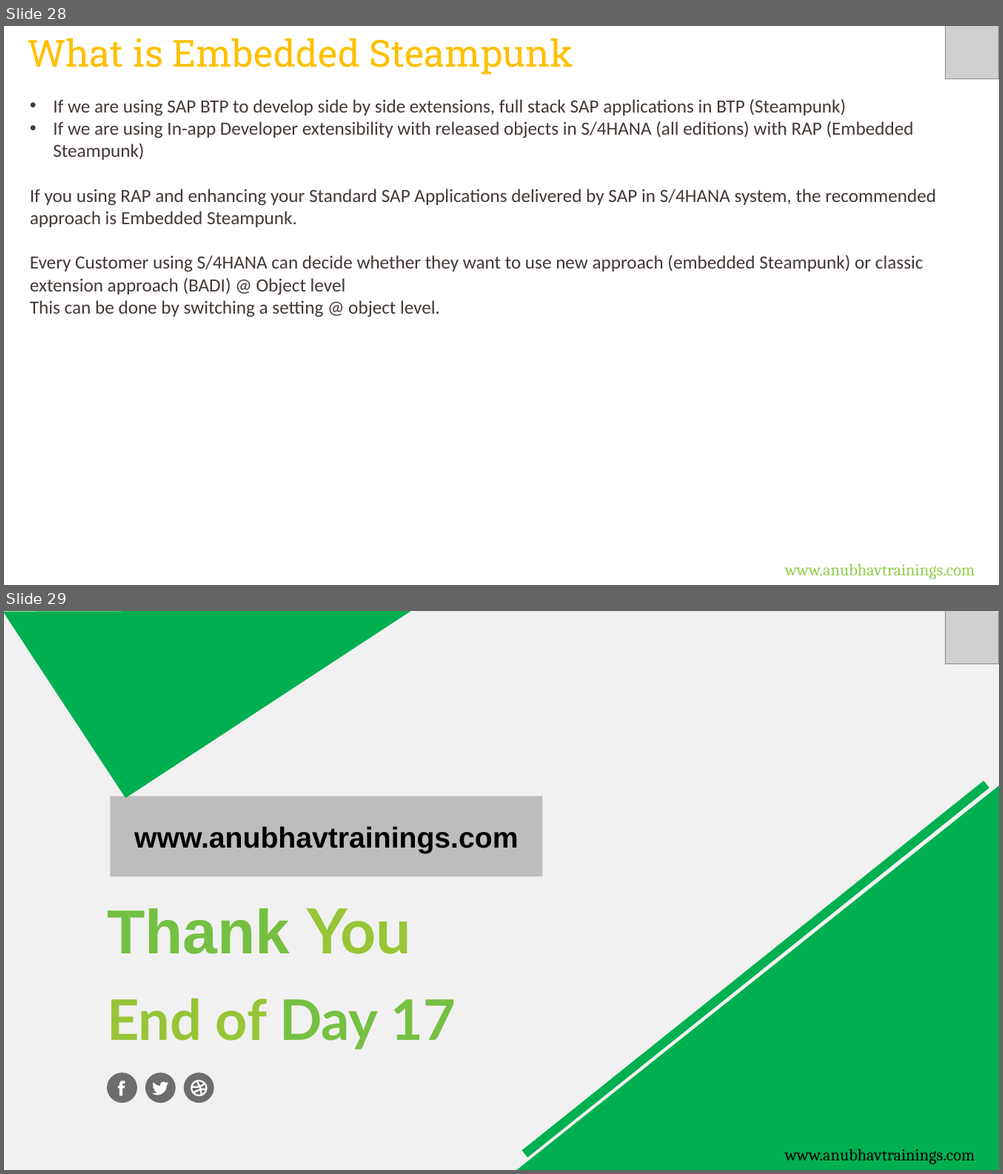
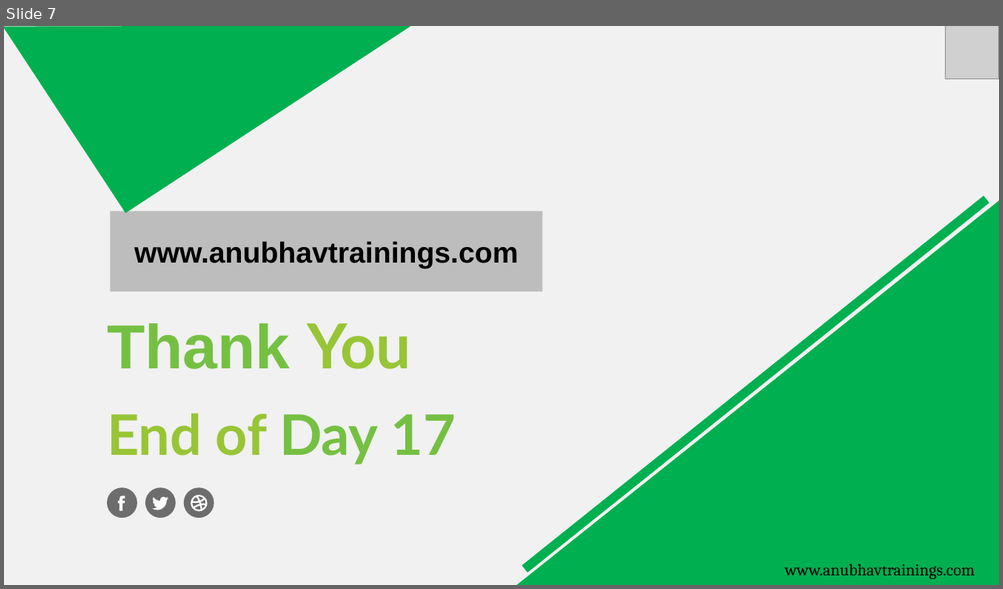
Before and after one commit to soyuztechnologies/CDS_AMDP_RAP_Training_60H, a slide deck: Day 17/DAY-17.pptx. Shown one above the other, each under a label of ours: slides 28 and 29 before the commit, slide 7 after it. The pictures are 1003x1174 and 1003x589 pixels, drawn with LibreOffice and Linux fonts; fonts in the diff are those of the drawing; grey boxes stand for pictures. Boxes give left, top, right and bottom in pixels: in the first picture for what was removed or moved away, otherwise in the second. Text is boxed around its words. In the diff, an @@ line names an element or a change of style, - is before the commit and + after.

```diff
--- a/Day 17/DAY-17.pptx
+++ b/Day 17/DAY-17.pptx
@@ slide 28 removed at box(4, 26, 999, 585), background #FFFFFF @@
@@ text removed at box(27, 38, 573, 75) @@
-What is Embedded Steampunk
@@ picture removed at box(945, 26, 999, 79) @@
@@ text removed at box(30, 99, 936, 318) @@
-• If we are using SAP BTP to develop side by side extensions, full stack SAP applications in BTP (Steampunk)
-• If we are using In-app Developer extensibility with released objects in S/4HANA (all editions) with RAP (Embedded Steampunk)
-If you using RAP and enhancing your Standard SAP Applications delivered by SAP in S/4HANA system, the recommended approach is Embedded Steampunk.
-Every Customer using S/4HANA can decide whether they want to use new approach (embedded Steampunk) or classic extension approach (BADI) @ Object level
-This can be done by switching a setting @ object level.
@@ text removed at box(785, 564, 974, 580) @@
-www.anubhavtrainings.com
@@ what was slide 29 is now slide 7 @@
```
Also in this commit, not shown: 1 slide changed, 21 other slides removed, 5 other files.
